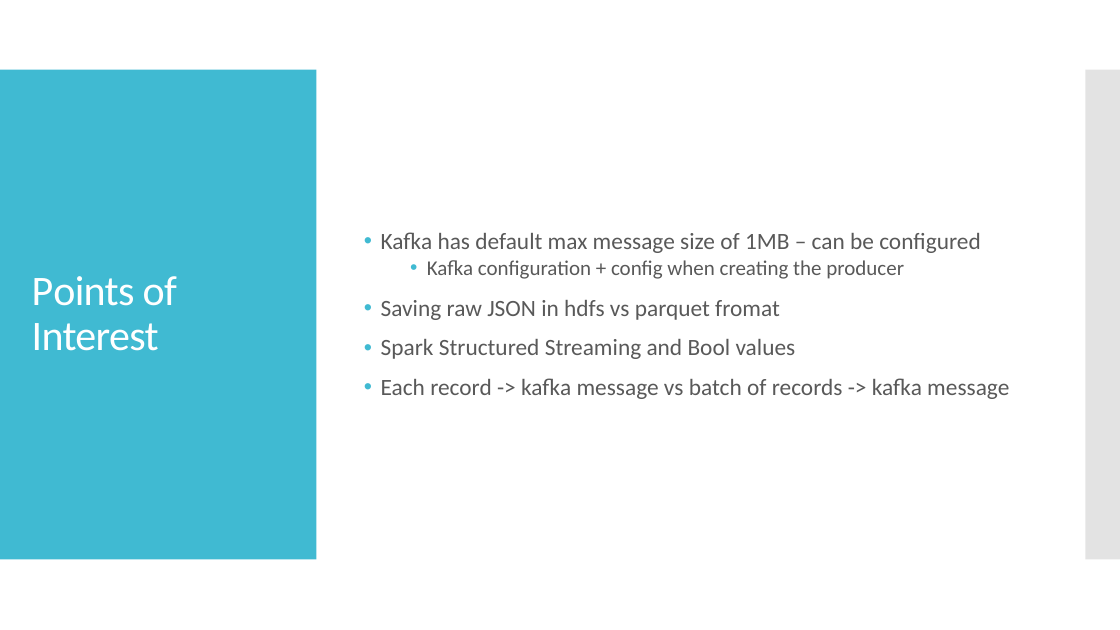
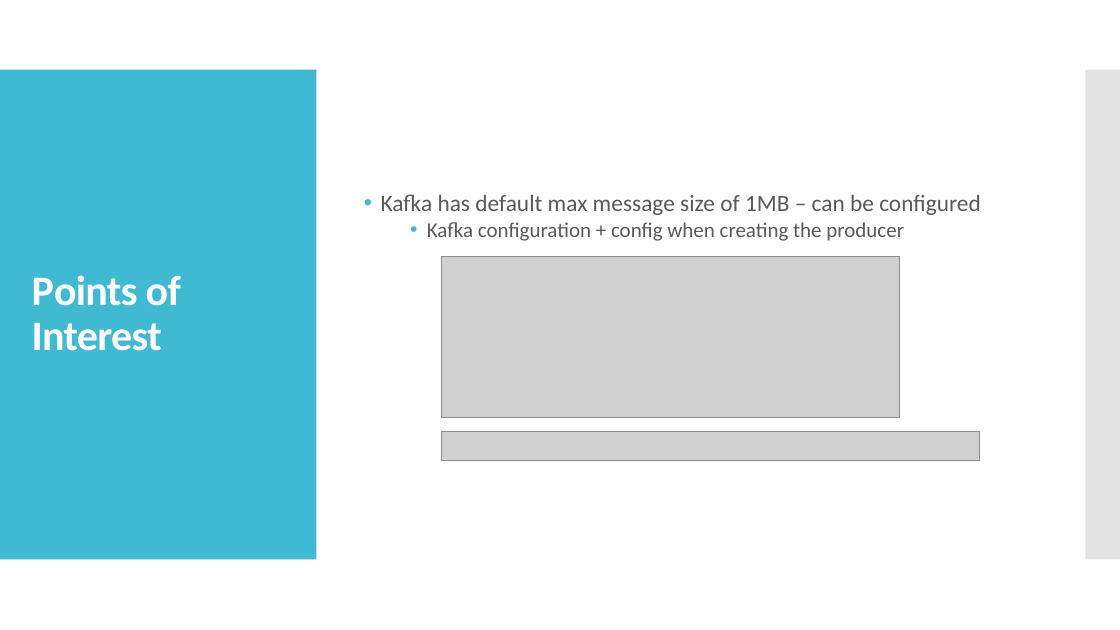
Before and after one commit to livgeni/NayaDE-Final-Project, a slide deck: slide 8 of FinalProjectDesign.pptx (slide 5 before the commit). Drawn at 1120x630 pixels with LibreOffice and Linux fonts; fonts in the diff are those of the drawing; grey boxes stand for pictures. Boxes give left, top, right and bottom in pixels: in the first picture for what was removed or moved away, otherwise in the second. Text is boxed around its words. In the diff, an @@ line names an element or a change of style, - is before the commit and + after.

Commit message:
Final Presentation

```diff
--- a/FinalProjectDesign.pptx
+++ b/FinalProjectDesign.pptx
@@ title "Points of Interest" at (32,275,181,351): bold on @@
@@ picture added at (442,256,900,418) @@
@@ text at (381,300,1009,399): paragraphs removed @@
-• Saving raw JSON in hdfs vs parquet fromat
-• Spark Structured Streaming and Bool values
-• Each record -> kafka message vs batch of records -> kafka message
@@ picture added at (442,431,981,460) @@
```
Also in this commit, not shown: 3 other slides changed, 6 slides added.
